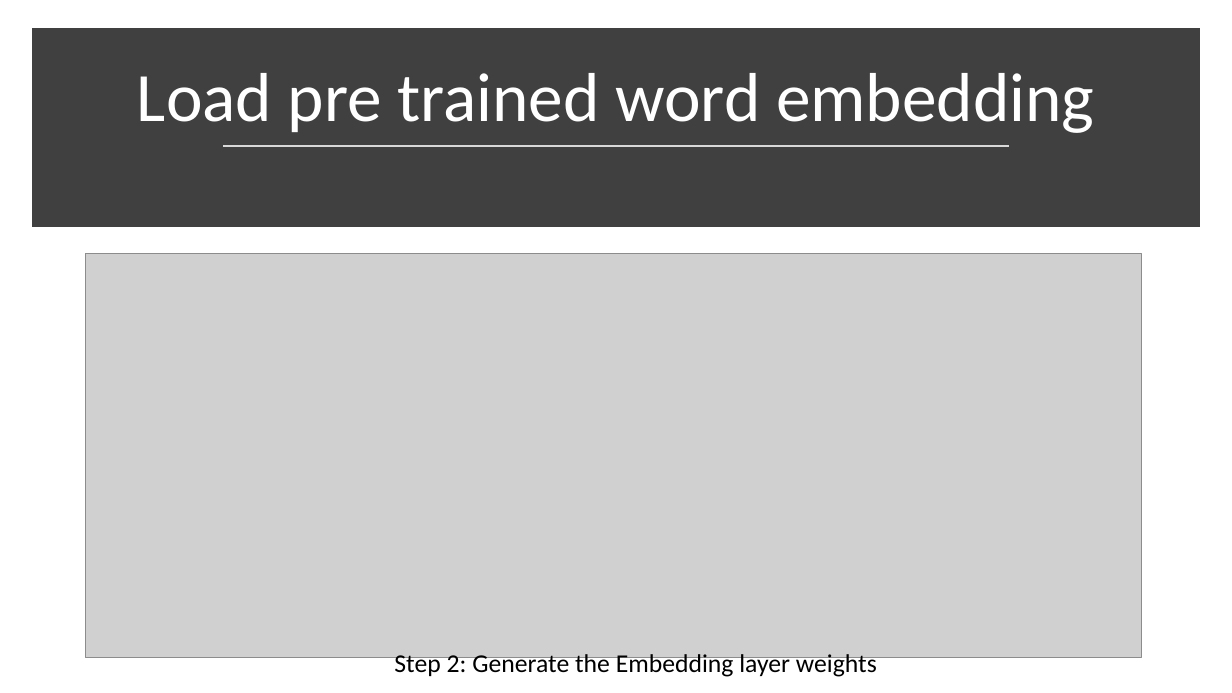
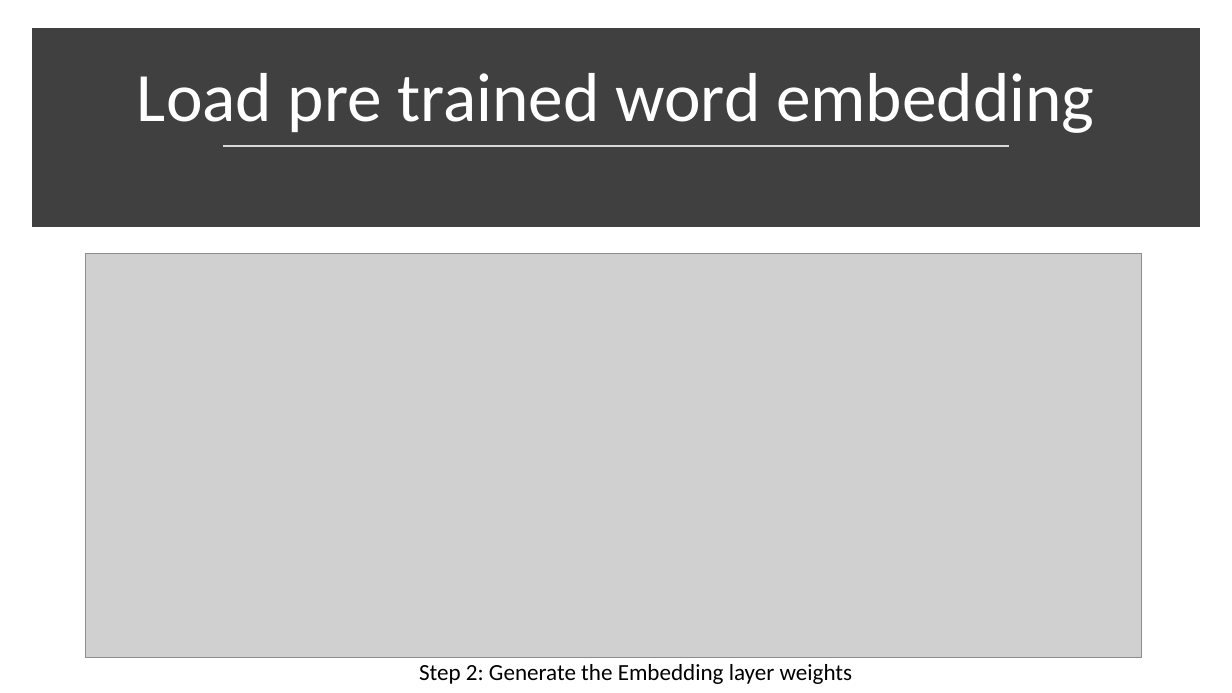
Before and after one commit to ravikg/deep-learning-nlp-kaggle-toxic-comment, a slide deck: slide 22 of ppt/workshop.pptx. Drawn at 1232x693 pixels with LibreOffice and Linux fonts; fonts in the diff are those of the drawing; grey boxes stand for pictures. Boxes give left, top, right and bottom in pixels: in the first picture for what was removed or moved away, otherwise in the second. Text is boxed around its words. In the diff, an @@ line names an element or a change of style, - is before the commit and + after.

```diff
--- a/ppt/workshop.pptx
+++ b/ppt/workshop.pptx
@@ text "Step 2: Generate the Embedding ...": place and size @@
-text "Step 2: Generate the Embedding ..." at [394, 651, 877, 678]
+text "Step 2: Generate the Embedding ..." at [419, 664, 853, 684]
@@ text "Step 2: Generate the Embedding ..." at [419, 664, 853, 684]: size 20 to 18 pt @@
```
Also in this commit, not shown: 1 other slide changed, 32 slides added, 1 slide removed, 4 other files.
